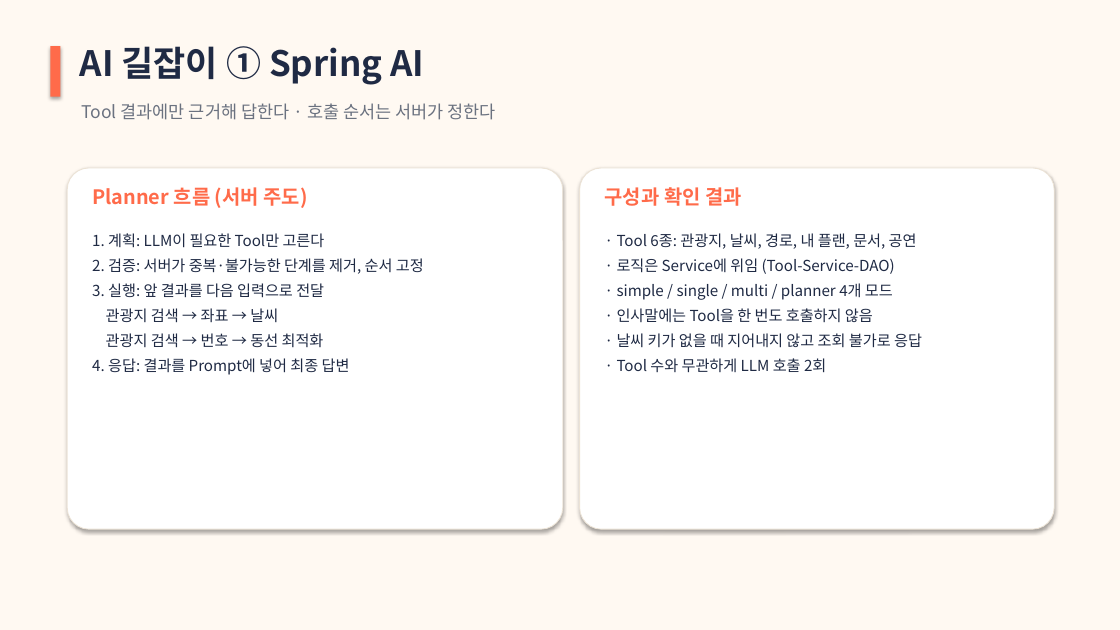
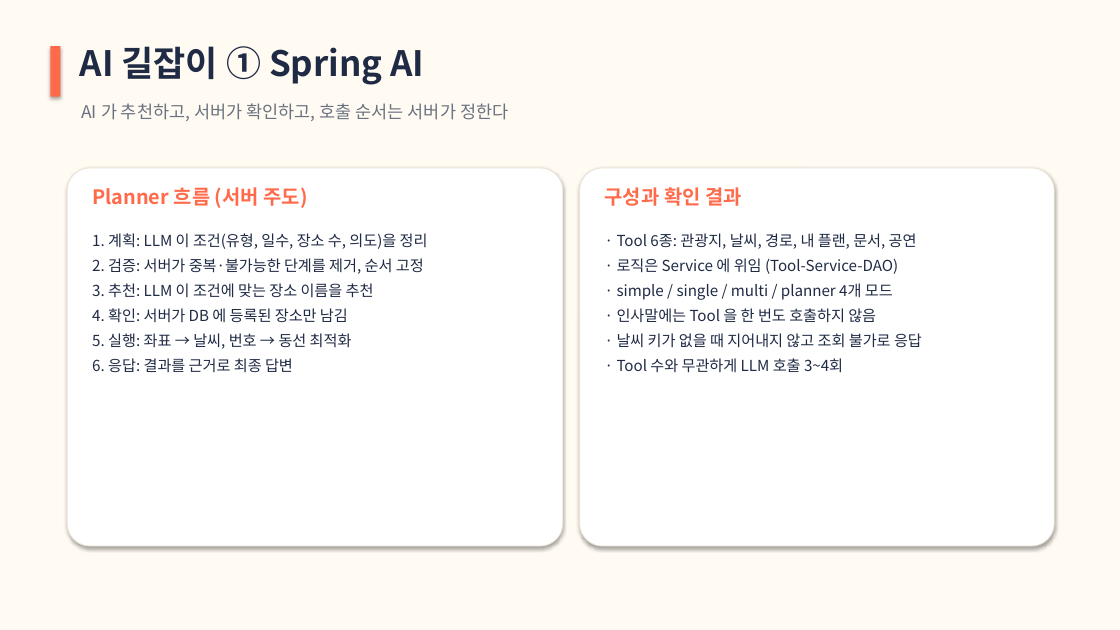
Before and after one commit to 77romin/mapmates, a slide deck: slide 11 of presentation/너랑갈지도_발표.pptx (slide 8 before the commit). Drawn at 1120x630 pixels with LibreOffice and Linux fonts; fonts in the diff are those of the drawing. Boxes give left, top, right and bottom in pixels: in the first picture for what was removed or moved away, otherwise in the second. Text is boxed around its words. In the diff, an @@ line names an element or a change of style, - is before the commit and + after.

```diff
--- a/presentation/너랑갈지도_발표.pptx
+++ b/presentation/너랑갈지도_발표.pptx
@@ background #FFF9F2 to #FFFBF3 @@
@@ text at bbox=[81, 103, 508, 121]: text changed @@
-Tool 결과에만 근거해 답한다 · 호출 순서는 서버가 정한다
+AI 가 추천하고, 서버가 확인하고, 호출 순서는 서버가 정한다
@@ rounded rectangle: place and size @@
-rounded rectangle at bbox=[67, 168, 563, 529]
+rounded rectangle at bbox=[67, 168, 563, 546]
@@ rounded rectangle: place and size @@
-rounded rectangle at bbox=[580, 168, 1054, 529]
+rounded rectangle at bbox=[580, 168, 1054, 546]
@@ text at bbox=[92, 233, 428, 249]: text changed @@
-1. 계획: LLM이 필요한 Tool만 고른다
+1. 계획: LLM 이 조건(유형, 일수, 장소 수, 의도)을 정리
@@ text at bbox=[617, 258, 898, 274]: spaces changed @@
-· 로직은 Service에 위임 (Tool-Service-DAO)
+· 로직은 Service 에 위임 (Tool-Service-DAO)
@@ text at bbox=[92, 283, 374, 372]: text changed @@
-3. 실행: 앞 결과를 다음 입력으로 전달
-관광지 검색 → 좌표 → 날씨
-관광지 검색 → 번호 → 동선 최적화
-4. 응답: 결과를 Prompt에 넣어 최종 답변
+3. 추천: LLM 이 조건에 맞는 장소 이름을 추천
+4. 확인: 서버가 DB 에 등록된 장소만 남김
+5. 실행: 좌표 → 날씨, 번호 → 동선 최적화
+6. 응답: 결과를 근거로 최종 답변
@@ text at bbox=[617, 308, 876, 323]: spaces changed @@
-· 인사말에는 Tool을 한 번도 호출하지 않음
+· 인사말에는 Tool 을 한 번도 호출하지 않음
@@ text at bbox=[617, 358, 843, 372]: text changed @@
-· Tool 수와 무관하게 LLM 호출 2회
+· Tool 수와 무관하게 LLM 호출 3~4회
```
Also in this commit, not shown: 10 other slides changed, 5 slides added, 1 slide removed.
